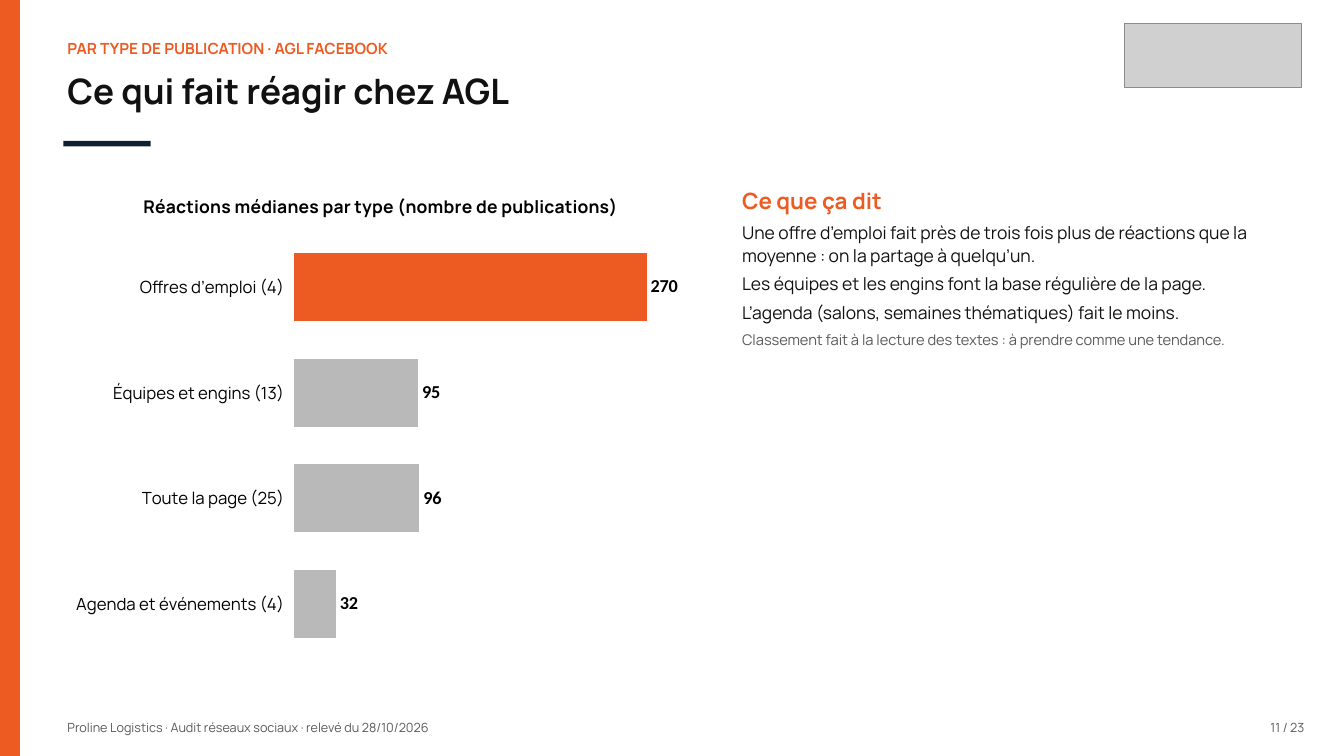
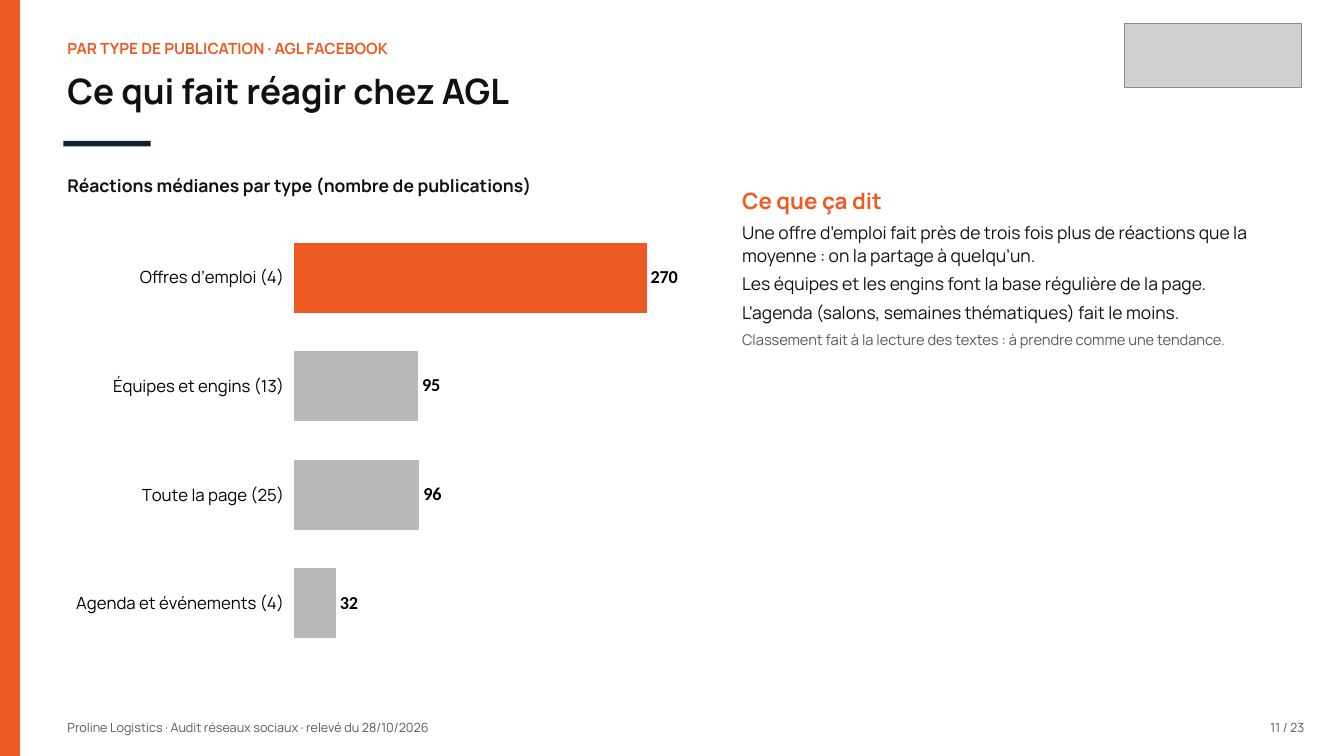
Before and after one commit to leslita06/fatima-unifood-fictif, a slide deck: slide 11 of tmp-tj/261028_proline-logistics_audit-reseaux-sociaux_v1.pptx. Drawn at 1344x756 pixels with LibreOffice and Linux fonts; fonts in the diff are those of the drawing; grey boxes stand for pictures. Boxes give left, top, right and bottom in pixels: in the first picture for what was removed or moved away, otherwise in the second. Text is boxed around its words. In the diff, an @@ line names an element or a change of style, - is before the commit and + after.

```diff
--- a/tmp-tj/261028_proline-logistics_audit-reseaux-sociaux_v1.pptx
+++ b/tmp-tj/261028_proline-logistics_audit-reseaux-sociaux_v1.pptx
@@ text added at [67,177,532,197], 12.5 pt, text #111111, bold @@
+Réactions médianes par type (nombre de publications)
@@ bar chart at [64,215,699,667] @@
@@ title "Réactions médianes par type (nombre de publications)" removed @@
-Réactions médianes par type (nombre de publications): 32, 96, 95, 270
+Series 1: 32, 96, 95, 270
@@ value axis changed @@
@@ bar chart: place and size @@
-bar chart at [64,174,699,666]
+bar chart at [64,215,699,667]
```
Also in this commit, not shown: 13 other slides changed.
